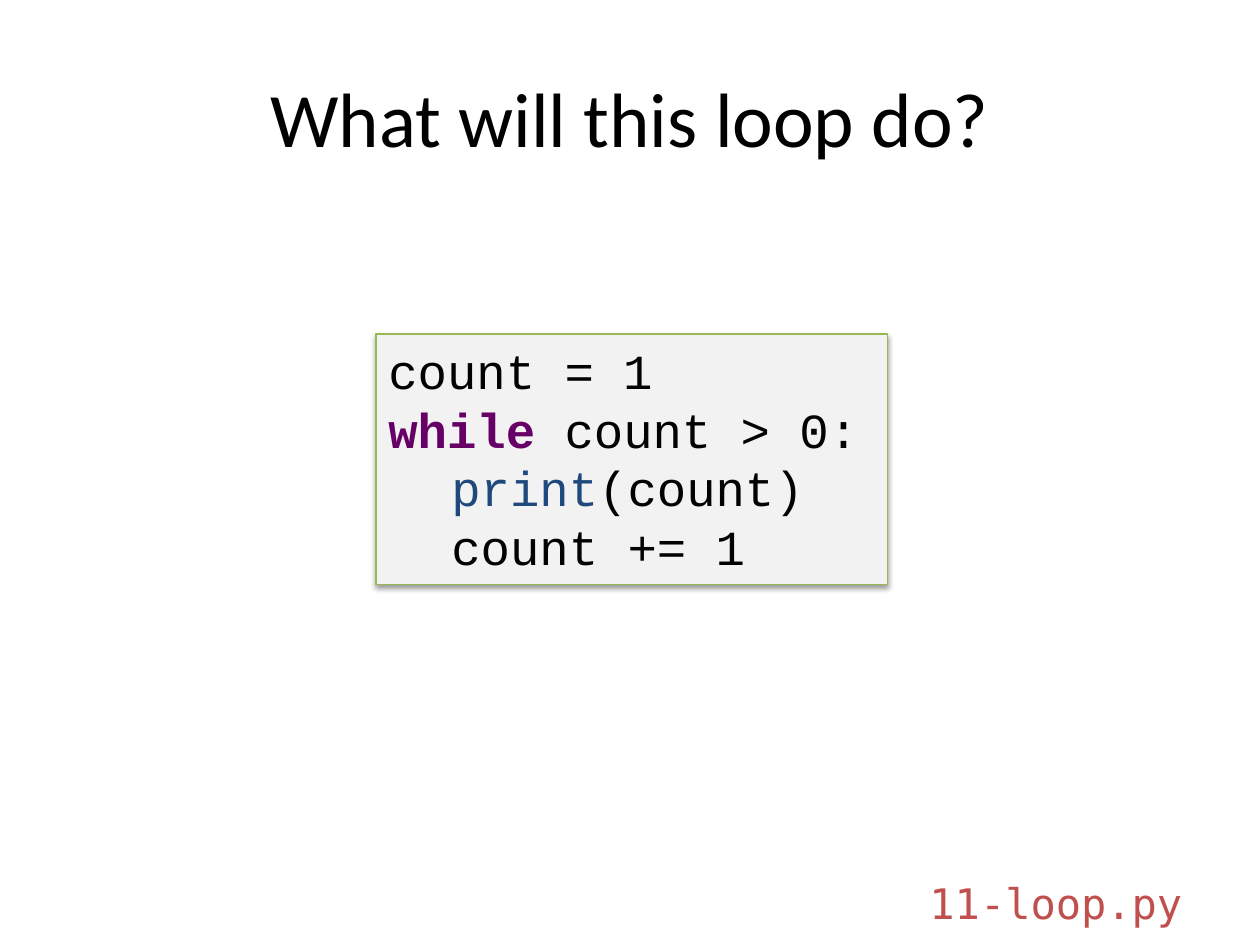
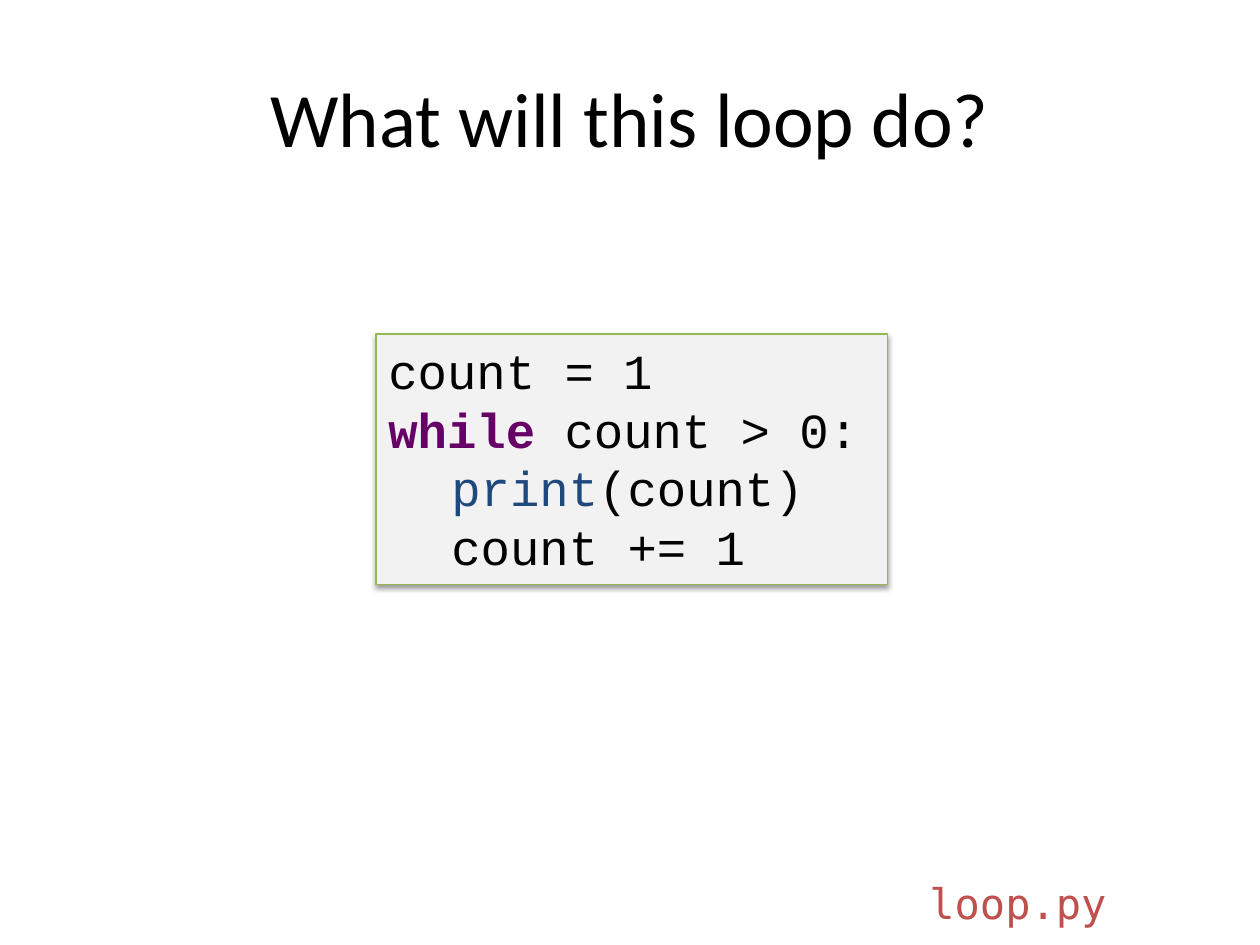
Before and after one commit to emhill/117-S15, a slide deck: slide 8 of src/morea/materials/14-while-loops.pptx (slide 15 before the commit). Drawn at 1260x945 pixels with LibreOffice and Linux fonts; fonts in the diff are those of the drawing. Boxes give left, top, right and bottom in pixels: in the first picture for what was removed or moved away, otherwise in the second. Text is boxed around its words. In the diff, an @@ line names an element or a change of style, - is before the commit and + after.

```diff
--- a/src/morea/materials/14-while-loops.pptx
+++ b/src/morea/materials/14-while-loops.pptx
@@ text at [929, 887, 1106, 928]: text changed @@
-11-loop.py
+loop.py
```
Also in this commit, not shown: 9 other slides changed, 24 slides added, 8 slides removed, 26 other files.
